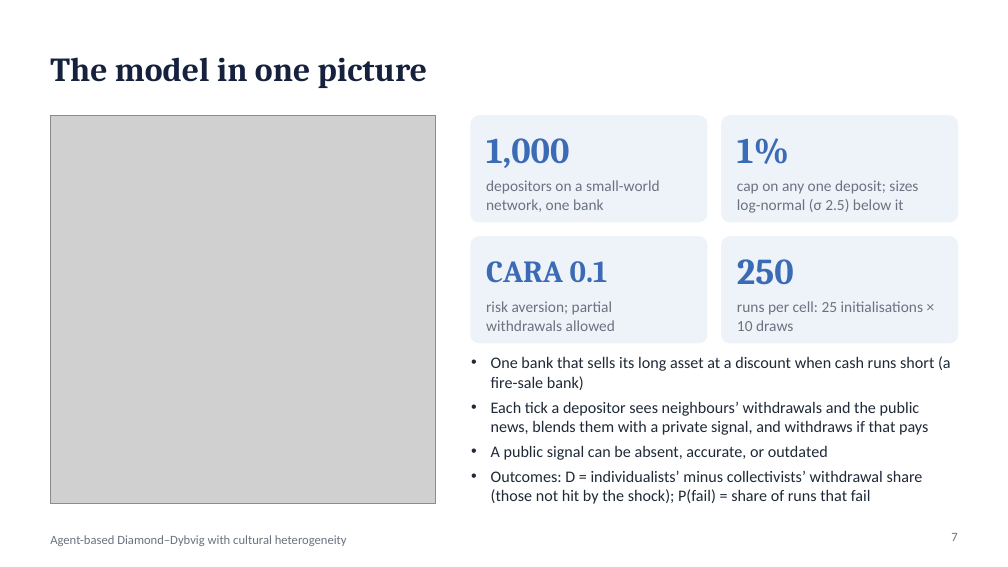
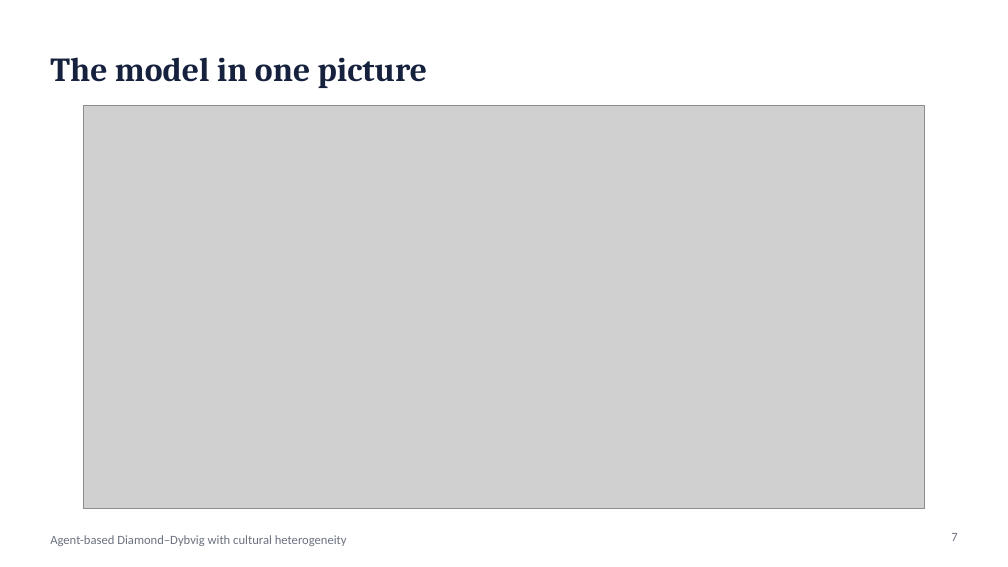
Before and after one commit to wlstover/BankRuns5, a slide deck: slide 7 of docs/deck_2026-10-26_seminar.pptx. Drawn at 1008x567 pixels with LibreOffice and Linux fonts; fonts in the diff are those of the drawing; grey boxes stand for pictures. Boxes give left, top, right and bottom in pixels: in the first picture for what was removed or moved away, otherwise in the second. Text is boxed around its words. In the diff, an @@ line names an element or a change of style, - is before the commit and + after.

```diff
--- a/docs/deck_2026-10-26_seminar.pptx
+++ b/docs/deck_2026-10-26_seminar.pptx
@@ picture: place and size @@
-picture at <box>50,116,435,504</box>
+picture at <box>84,106,925,509</box>
@@ rounded rectangle removed at <box>471,116,707,222</box> @@
@@ rounded rectangle removed at <box>722,116,958,222</box> @@
@@ text removed at <box>486,138,569,168</box> @@
-1,000
@@ text removed at <box>737,138,789,164</box> @@
-1%
@@ text removed at <box>486,180,660,212</box> @@
-depositors on a small-world network, one bank
@@ text removed at <box>737,180,918,213</box> @@
-cap on any one deposit; sizes log-normal (σ 2.5) below it
@@ rounded rectangle removed at <box>471,237,707,343</box> @@
@@ rounded rectangle removed at <box>722,237,958,343</box> @@
@@ text removed at <box>486,261,608,283</box> @@
-CARA 0.1
@@ text removed at <box>737,259,794,285</box> @@
-250
@@ text removed at <box>486,301,615,331</box> @@
-risk aversion; partial withdrawals allowed
@@ text removed at <box>737,301,923,331</box> @@
-runs per cell: 25 initialisations × 10 draws
@@ text removed at <box>491,356,951,504</box> @@
-• One bank that sells its long asset at a discount when cash runs short (a fire-sale bank)
-• Each tick a depositor sees neighbours’ withdrawals and the public news, blends them with a private signal, and withdraws if that pays
-• A public signal can be absent, accurate, or outdated
-• Outcomes: D = individualists’ minus collectivists’ withdrawal share (those not hit by the shock); P(fail) = share of runs that fail
```
Also in this commit, not shown: 4 other files.
